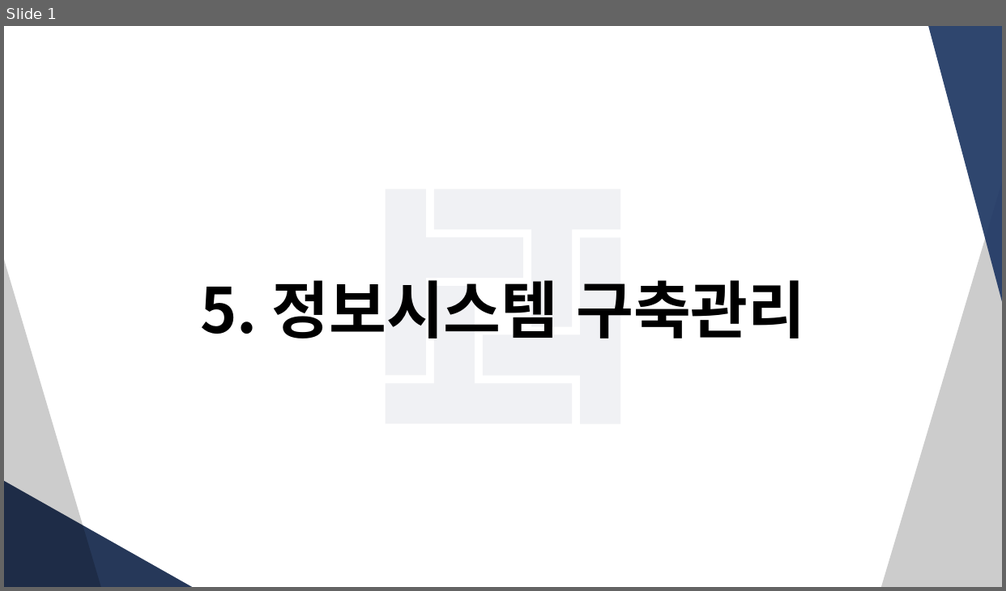
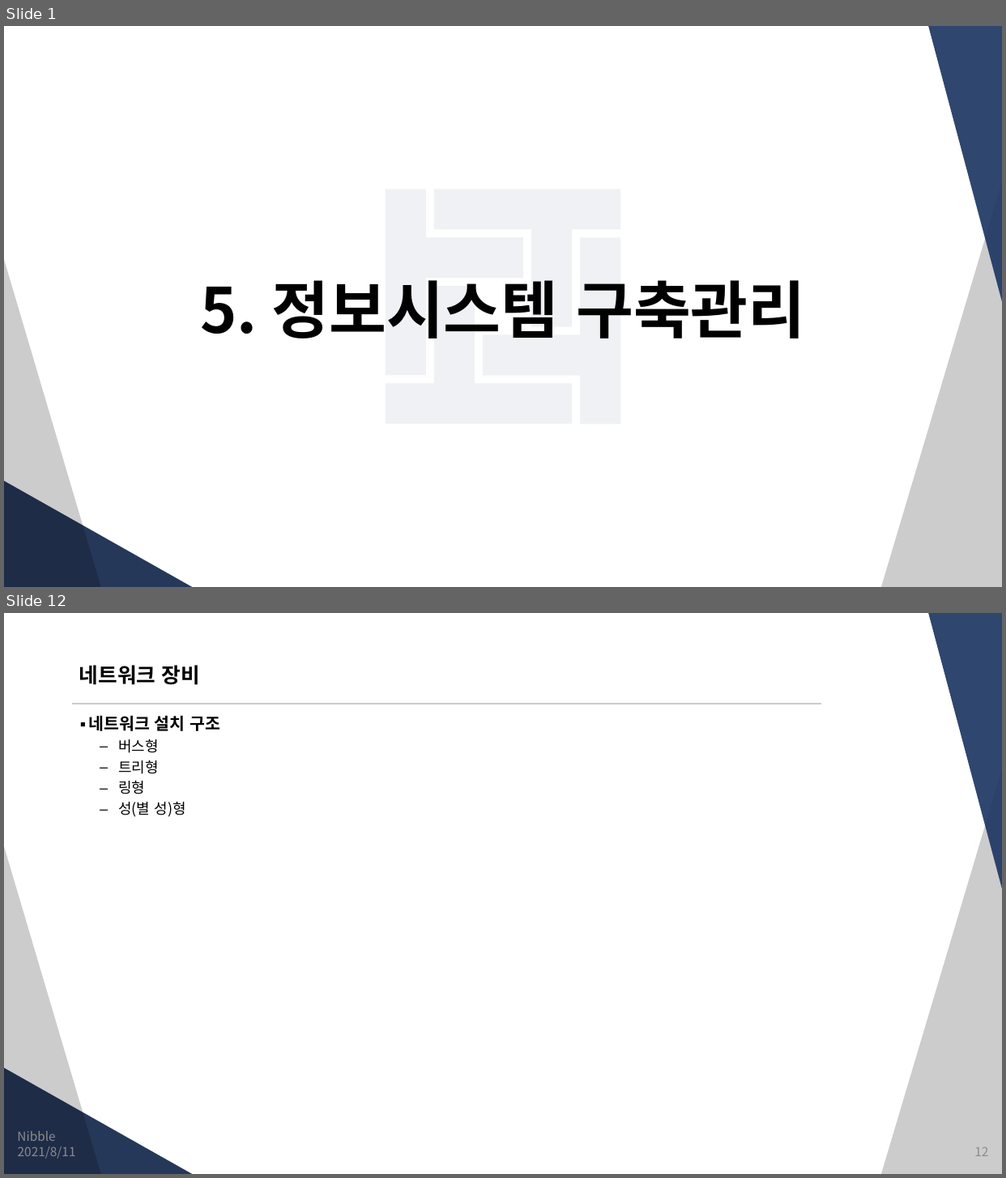
Before and after one commit to JungSangHyeon/2021-TIL, a slide deck: 정보처리기사/5. 정보시스템 구축관리.pptx. Shown one above the other, each under a label of ours: slide 1 before the commit, slides 1 and 12 after it; the slides between them are not shown. The pictures are 1006x591 and 1006x1178 pixels, drawn with LibreOffice and Linux fonts; fonts in the diff are those of the drawing. Boxes give left, top, right and bottom in pixels: in the first picture for what was removed or moved away, otherwise in the second. Text is boxed around its words. In the diff, an @@ line names an element or a change of style, - is before the commit and + after.

```diff
--- a/정보처리기사/5. 정보시스템 구축관리.pptx
+++ b/정보처리기사/5. 정보시스템 구축관리.pptx
@@ slide 12 added at bbox=[4, 613, 1002, 1174], background #FFFFFF; not listed: 4 template elements that a slide beside it also shows @@
@@ title added at bbox=[79, 665, 200, 685], 20 pt, text #000000, bold @@
+네트워크 장비
@@ line added from (72, 704) to (821, 704), #CCCCCC 1.5 pt @@
@@ text added at bbox=[89, 715, 220, 817], 14 pt, text #000000 @@
+▪ 네트워크 설치 구조
+  – 버스형
+  – 트리형
+  – 링형
+  – 성(별 성)형
@@ text added at bbox=[17, 1131, 55, 1141], 12 pt, text #8C8C8C @@
+Nibble
@@ text added at bbox=[18, 1147, 76, 1159], 12 pt, text #8C8C8C @@
+2021/8/11
@@ page number added at bbox=[974, 1148, 988, 1157], 12 pt, text #8C8C8C @@
+12
```
Also in this commit, not shown: 13 slides changed, 1 other slide added.
